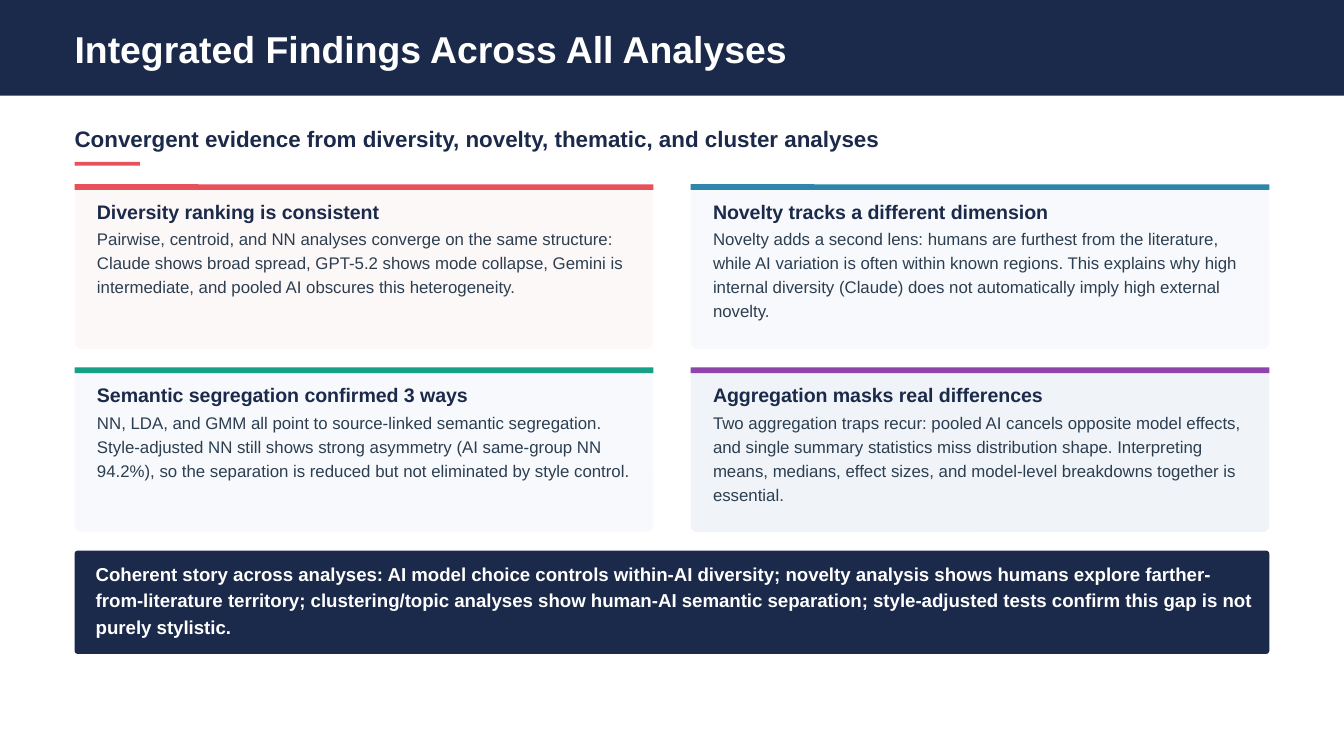
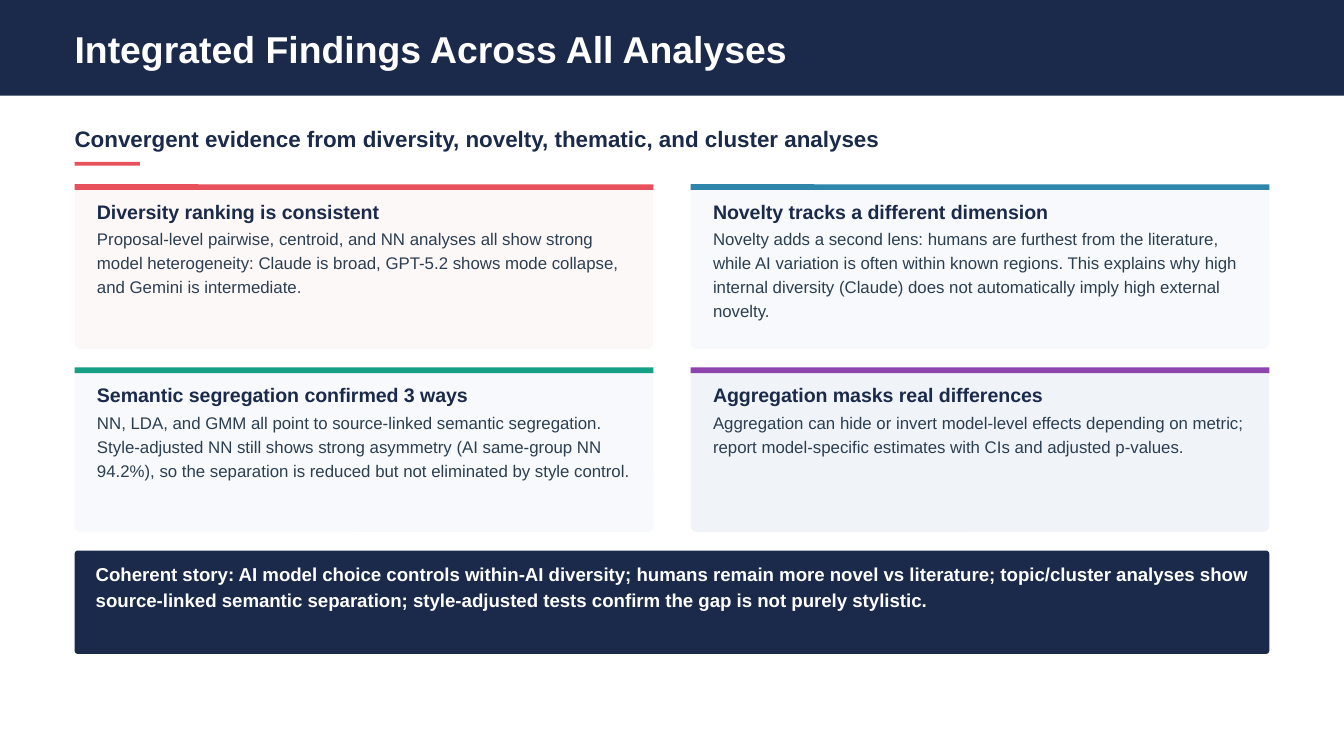
Before and after one commit to eveyhuang/human-AI-proposal, a slide deck: slide 14 of results/diversity_analysis_presentation_baseline_updated_20260218.pptx. Drawn at 1344x756 pixels with LibreOffice and Linux fonts; fonts in the diff are those of the drawing. Boxes give left, top, right and bottom in pixels: in the first picture for what was removed or moved away, otherwise in the second. Text is boxed around its words. In the diff, an @@ line names an element or a change of style, - is before the commit and + after.

```diff
--- a/results/diversity_analysis_presentation_baseline_updated_20260218.pptx
+++ b/results/diversity_analysis_presentation_baseline_updated_20260218.pptx
@@ text at (97, 233, 618, 293): text changed @@
-Pairwise, centroid, and NN analyses converge on the same structure: Claude shows broad spread, GPT-5.2 shows mode collapse, Gemini is intermediate, and pooled AI obscures this heterogeneity.
+Proposal-level pairwise, centroid, and NN analyses all show strong model heterogeneity: Claude is broad, GPT-5.2 shows mode collapse, and Gemini is intermediate.
@@ text at (713, 417, 1243, 457): text changed @@
-Two aggregation traps recur: pooled AI cancels opposite model effects, and single summary statistics miss distribution shape. Interpreting means, medians, effect sizes, and model-level breakdowns together is essential.
+Aggregation can hide or invert model-level effects depending on metric; report model-specific estimates with CIs and adjusted p-values.
@@ text at (96, 567, 1248, 611): text changed @@
-Coherent story across analyses: AI model choice controls within-AI diversity; novelty analysis shows humans explore farther-from-literature territory; clustering/topic analyses show human-AI semantic separation; style-adjusted tests confirm this gap is not purely stylistic.
+Coherent story: AI model choice controls within-AI diversity; humans remain more novel vs literature; topic/cluster analyses show source-linked semantic separation; style-adjusted tests confirm the gap is not purely stylistic.
```
Also in this commit, not shown: 9 other slides changed, 1 other file.
